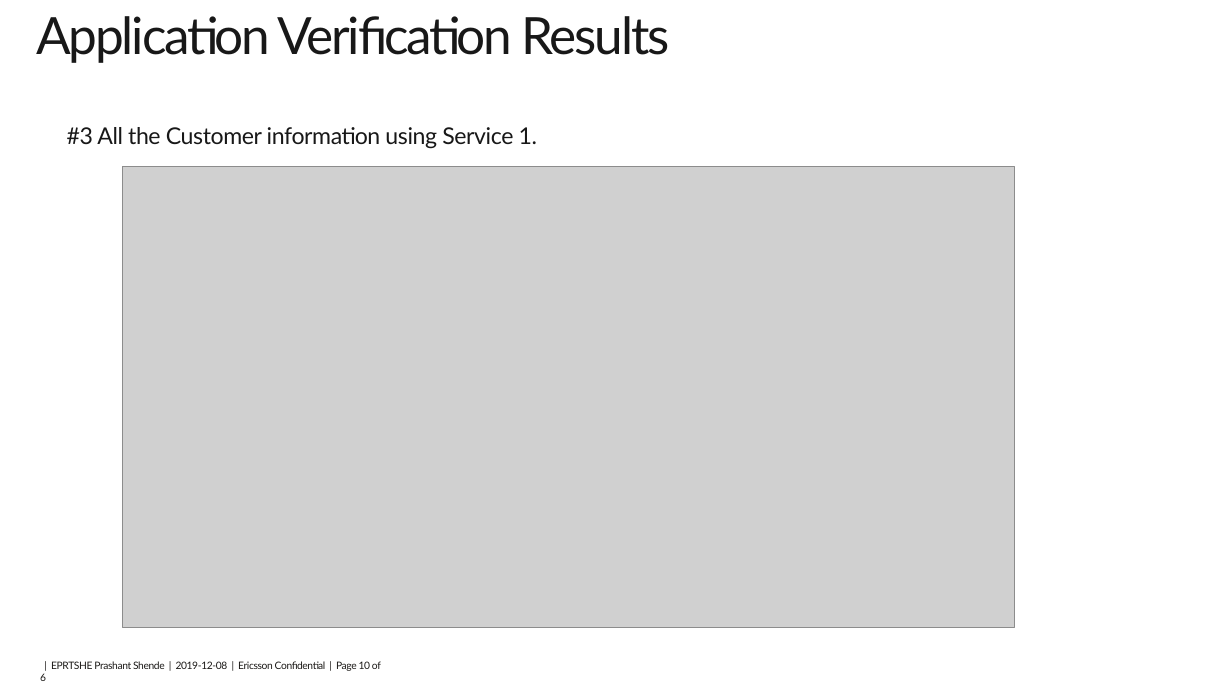
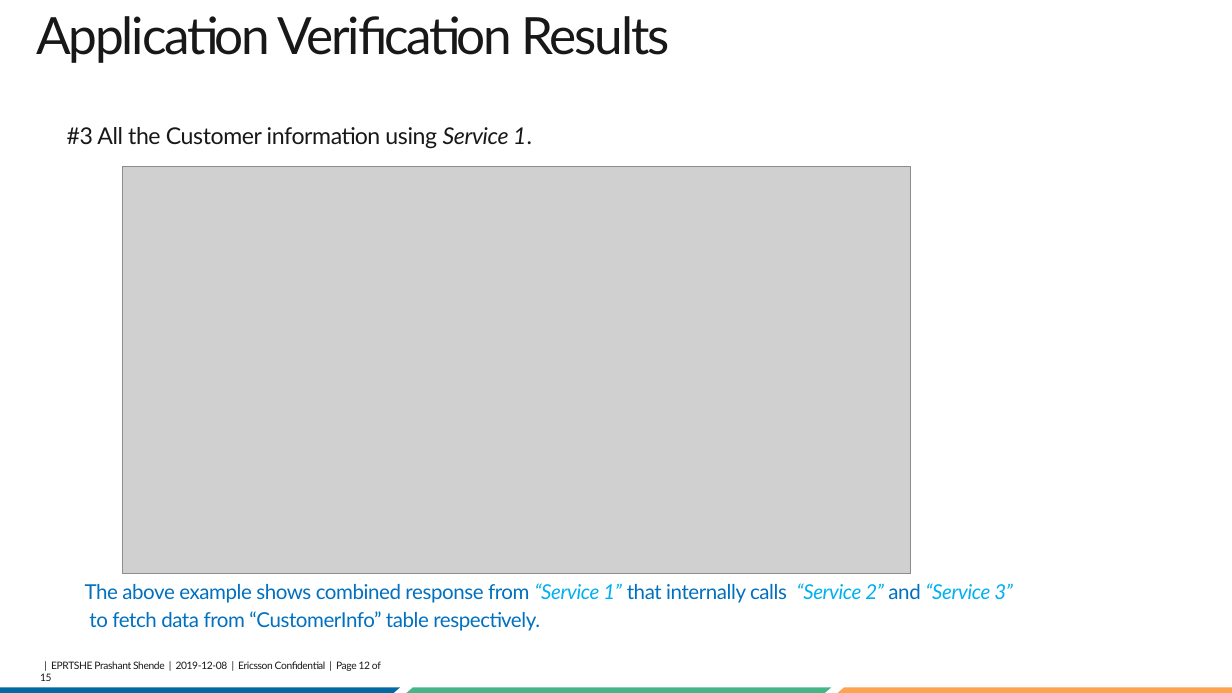
Before and after one commit to Subzzy/subhayuRepository, a slide deck: slide 12 of BC_1.pptx (slide 10 before the commit). Drawn at 1232x693 pixels with LibreOffice and Linux fonts; fonts in the diff are those of the drawing; grey boxes stand for pictures; background and template pictures are left out. Boxes give left, top, right and bottom in pixels: in the first picture for what was removed or moved away, otherwise in the second. Text is boxed around its words. In the diff, an @@ line names an element or a change of style, - is before the commit and + after.

```diff
--- a/BC_1.pptx
+++ b/BC_1.pptx
@@ text "#3 All the Customer information ..." at box(67, 127, 532, 149): italic on in "Service 1." @@
@@ picture: place and size @@
-picture at box(123, 166, 1015, 628)
+picture at box(123, 166, 911, 574)
@@ text added at box(85, 583, 1013, 631), 16 pt, text #0070C0 @@
+The above example shows combined response from “Service 1” that internally calls “Service 2” and “Service 3”
+to fetch data from “CustomerInfo” table respectively.
@@ parallelogram added at box(0, 688, 400, 693), fill #016AA3 @@
@@ text at box(40, 661, 381, 681): text changed @@
-| EPRTSHE Prashant Shende | 2019-12-08 | Ericsson Confidential | Page 10 of 6
+| EPRTSHE Prashant Shende | 2019-12-08 | Ericsson Confidential | Page 12 of 15
@@ parallelogram added at box(400, 688, 832, 693), fill #46B688 @@
@@ parallelogram added at box(832, 688, 1232, 693), fill #FEA34F @@
```
Also in this commit, not shown: 11 other slides changed, 3 slides added.
